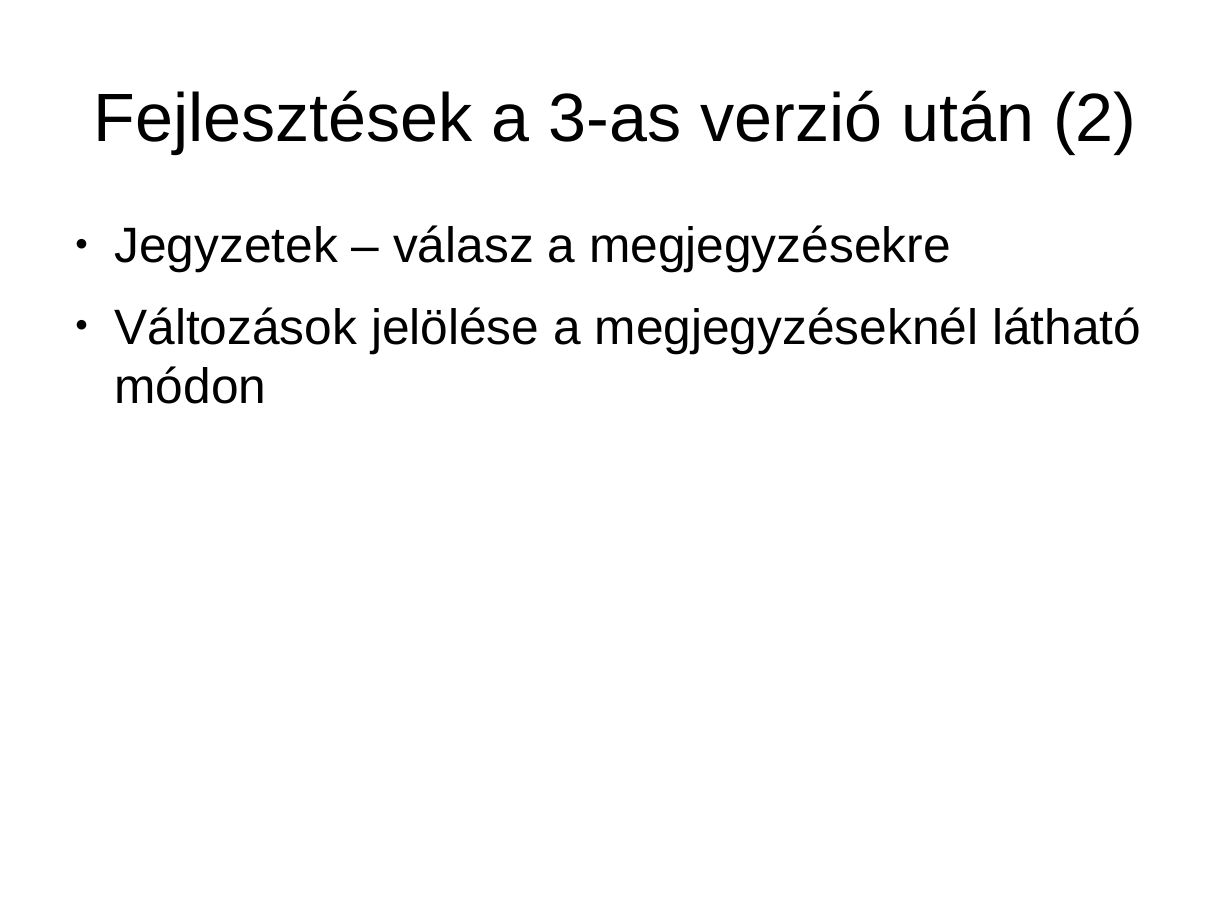
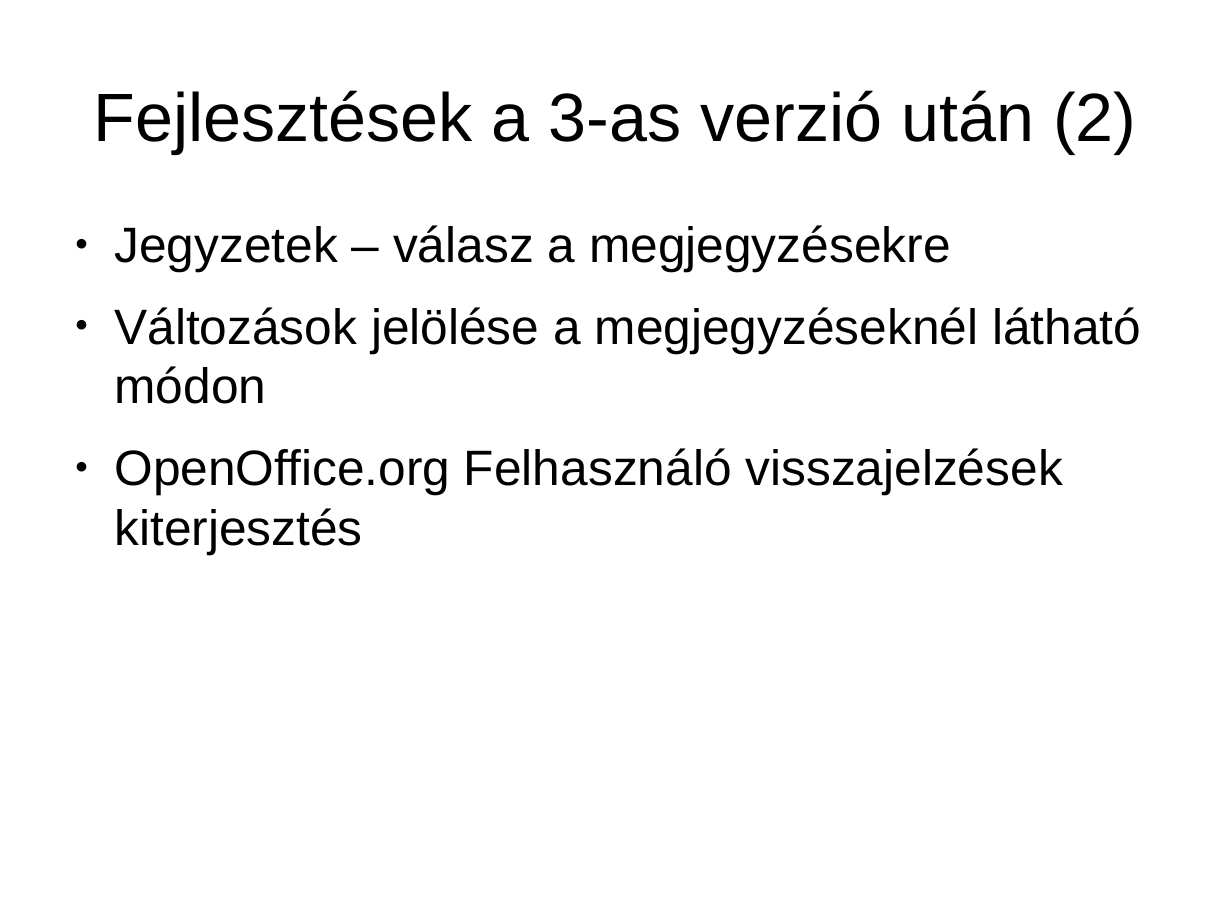
Before and after one commit to KAMI911/oxygenoffice, a slide deck: slide 50 of documents/marketing/hu/OpenOffice.org3_ujdonsagai.odp (slide 48 before the commit). Drawn at 1232x924 pixels with LibreOffice and Linux fonts; fonts in the diff are those of the drawing. Boxes give left, top, right and bottom in pixels: in the first picture for what was removed or moved away, otherwise in the second. Text is boxed around its words. In the diff, an @@ line names an element or a change of style, - is before the commit and + after.

Commit message:
Updated presentation...
M    documents/marketing/hu/OpenOffice.org3_ujdonsagai.odp

```diff
--- a/documents/marketing/hu/OpenOffice.org3_ujdonsagai.odp
+++ b/documents/marketing/hu/OpenOffice.org3_ujdonsagai.odp
@@ text at <box>114,448,1062,554</box>: paragraph added @@
+● OpenOffice.org Felhasználó visszajelzések kiterjesztés
```
Also in this commit, not shown: 6 other slides changed, 5 slides added, 1 slide removed.
